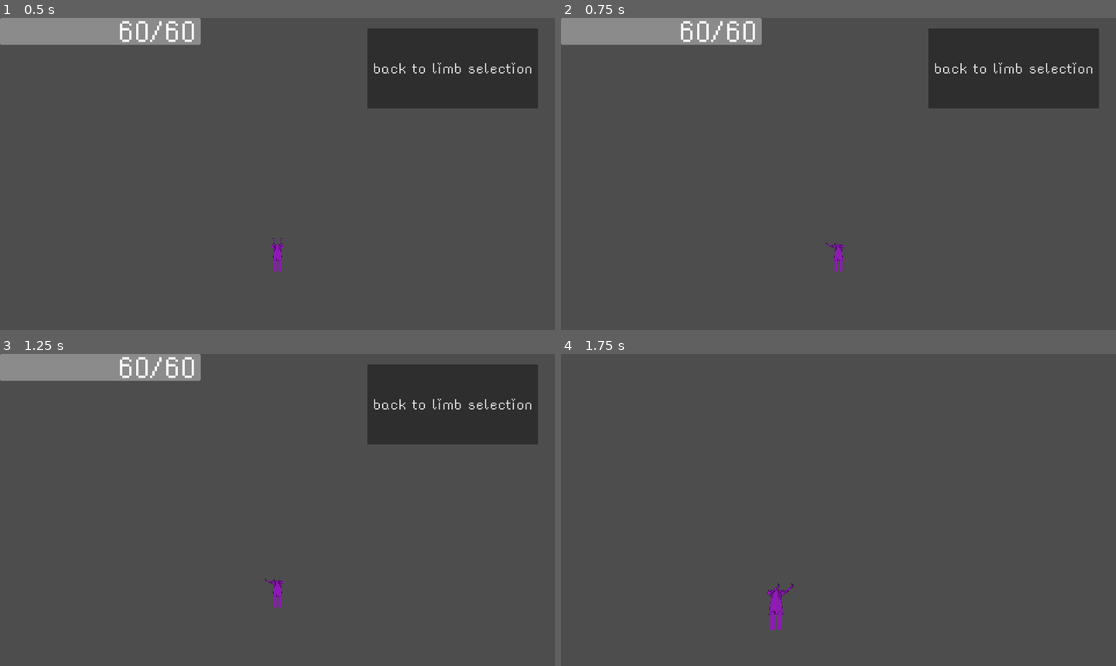
Above: before the commit, frames 1-4 (two rows, left to right).
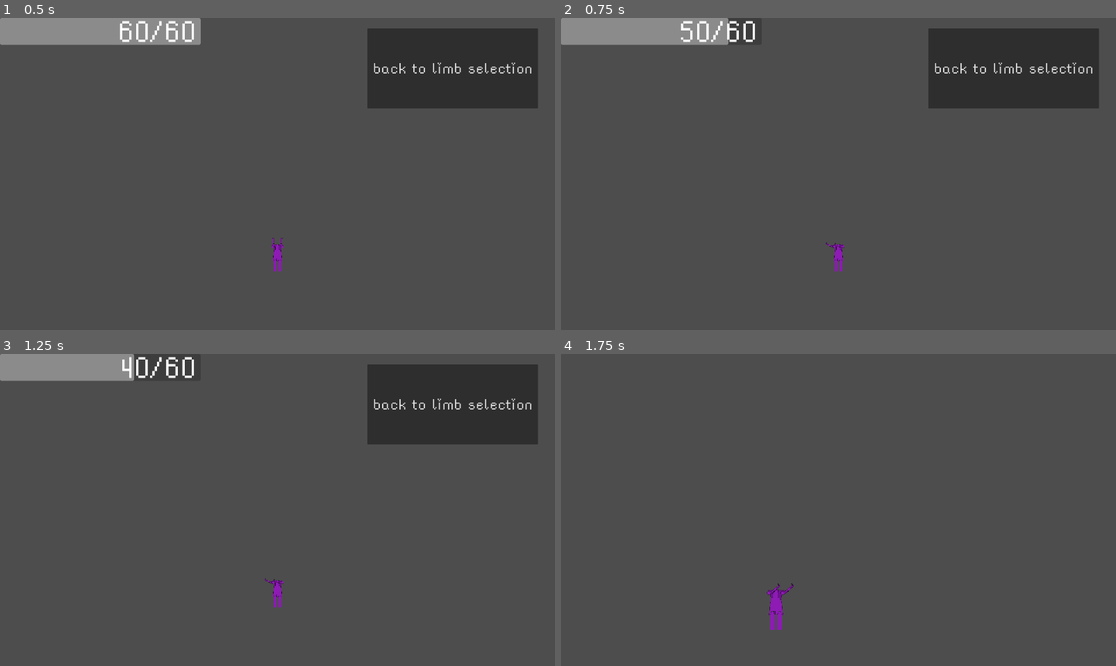
Above: after the commit, the same moments.

Repository: flowerFawn/Robot_game
Game: Godot game, scene res://levels/spawn_level.tscn
The game is run twice, just before and just after one commit, with the same random seed, the same clock (stepped at 60 frames per second) and the same inputs. This scene is started directly instead of the project's main scene.
Inputs (mouse positions are in pixels of both pictures, inside the frame that each line leads up to):
- Up to frame 1 (0.5 s): no input
- Up to frame 2 (0.75 s): tap Enter at 0.5 s; move the mouse to (810, 236) at 0.52 s; hold D (right) from 0.53 s (still down); tap F (interact) at 0.6 s
- Up to frame 3 (1.25 s): keep holding D (right); tap Space (jump) at 0.77 s
- Up to frame 4 (1.75 s): release D (right) at 1.25 s; click "back to limb selection" at 1.25 s

Frame 1 is identical in both runs. In frame 2, 0.4% of the frame differs, in the area x 21-37%, y 0-9%; in frame 3, 0.9%; in frame 4, nothing differs.

Commit message:
removed immunity test in ready()

Diff:
--- a/player_scripts/player_main.gd
+++ b/player_scripts/player_main.gd
@@ -16,7 +16,6 @@
 @export var camera_disabled:bool = false
 
 func _ready():
-	set_immunity(true)
 	Player_Stats.player_current_hp = total_hp
 	Player_Stats.player_total_hp = total_hp
 	#gets the UI if it exists and calls set_max on it
--- a/project.godot
+++ b/project.godot
@@ -120,6 +120,7 @@
 2d_physics/layer_9="enemy_limbs"
 2d_physics/layer_10="Scrap"
 2d_physics/layer_11="projectile collisions"
+2d_physics/layer_12="layer 12"
 
 [rendering]
 
